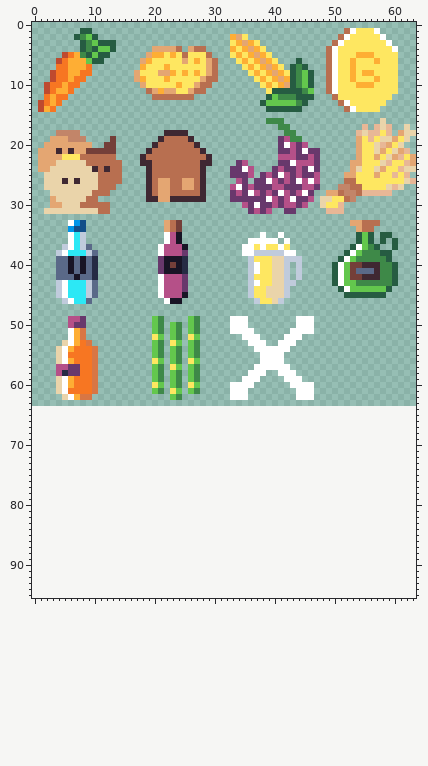
Two versions of one pixel-art file, assets/raw/icons.aseprite. The picture above was drawn from the file before the commit.
64x64 pixels, 1 frame. The old version is drawn lined up with the new one, on the new canvas.
New version:
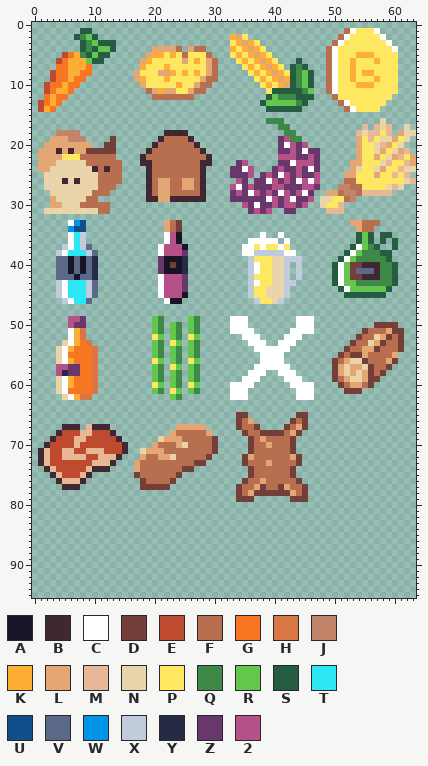
Palette (. is transparent): A #181425  B #3f2832  C #ffffff  D #743f39  E #be4a2f  F #b86f50  G #f77622  H #d87644  J #c28569  K #feae34  L #e4a672  M #e8b796  N #ead4aa  P #fee761  Q #3e8948  R #63c74d  S #265c42  T #2ce8f5  U #124e89  V #5a6988  W #0095e9  X #c0cbdc  Y #262b44  Z #68386c  2 #b55088
The exact change:
canvas 64x64 -> 64x96
y 50: x 57..60 .... -> DDDD
y 51: x 55..61 ....... -> DFFFLDD
y 52: x 54..61 ........ -> DFFNLDFD
y 53: x 53..61 ......... -> DFFNLDFFD
y 54: x 52..61 .......... -> DFFLLDFFFD
y 55: x 51..60 .......... -> DFDDLFFFFL
y 56: x 50..60 ........... -> DFLNNDFFFLD
y 57: x 50..59 .......... -> DLNLLNDFFD
y 58: x 50..58 ......... -> DLNLNLDFD
y 59: x 50..57 ........ -> DFLNNLDD
y 60: x 51..56 ...... -> DFLLFD
y 61: x 52..54 ... -> DDD
y 65: x 34..35 .. -> DD; x 44..45 .. -> DD
y 66: x 34..36 ... -> DFL; x 43..45 ... -> DFD
y 67: x 5..7 ... -> BBB; x 9..12 .... -> MBBB; x 24..28 ..... -> LLLLL; x 34..37 .... -> DFFD; x 42..45 .... -> DFLD
y 68: x 4..13 .......... -> BEEEMMEEEB; x 23..29 ....... -> LFFFFFL; x 35..44 .......... -> DFFDDDDFLD
y 69: x 3..14 ............ -> BEEEMMEEEEEB; x 21..30 .......... -> NLLLFFFFFD; x 36..43 ........ -> DFLFFFFD
y 70: x 2..15 .............. -> BEEEEMEEEEEEEB; x 20..30 ........... -> LFFFLNFFFFD; x 36..43 ........ -> DFFLFFFD
y 71: x 1..15 ............... -> BMEEMMEEMMMEEEB; x 18..30 ............. -> NLLLFFFFFFFFD; x 36..43 ........ -> DFFFFFFD
y 72: x 1..14 .............. -> BMEEMMMMEEMMMB; x 18..29 ............ -> LFFLLNFFFFFD; x 35..44 .......... -> DLFFFFFFLD
y 73: x 1..13 ............. -> BMEEEEEEEMMMB; x 17..28 ............ -> LFFFFFFFFFDD; x 35..44 .......... -> DFFFLFFFFD
y 74: x 2..12 ........... -> BMEEEEEMBBB; x 17..26 .......... -> LFFFFFFFDD; x 36..43 ........ -> DFFFFFFD
y 75: x 3..9 ....... -> BMEEEMB; x 17..24 ........ -> DFFFFFFD; x 36..43 ........ -> DFFFFFFD
y 76: x 4..8 ..... -> BMMMB; x 18..23 ...... -> DFFFFD; x 35..44 .......... -> DFFLFFFFFD
y 77: x 5..7 ... -> BBB; x 18..22 ..... -> DDDDD; x 34..45 ............ -> DFFLDFFDLFFD
y 78: x 34..45 ............ -> DFLDDDDDDLFD
y 79: x 34..36 ... -> DDD; x 43..45 ... -> DDD
